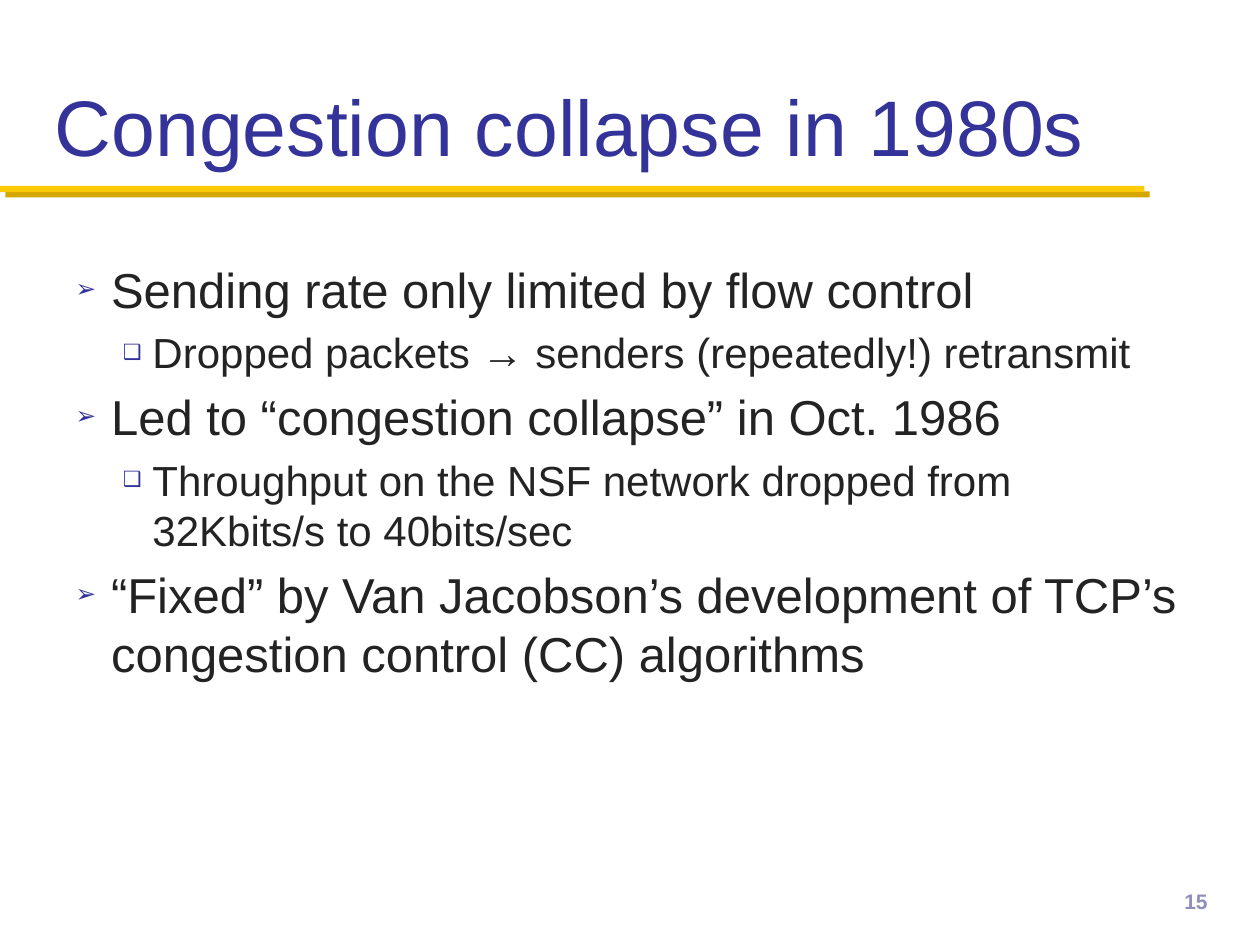
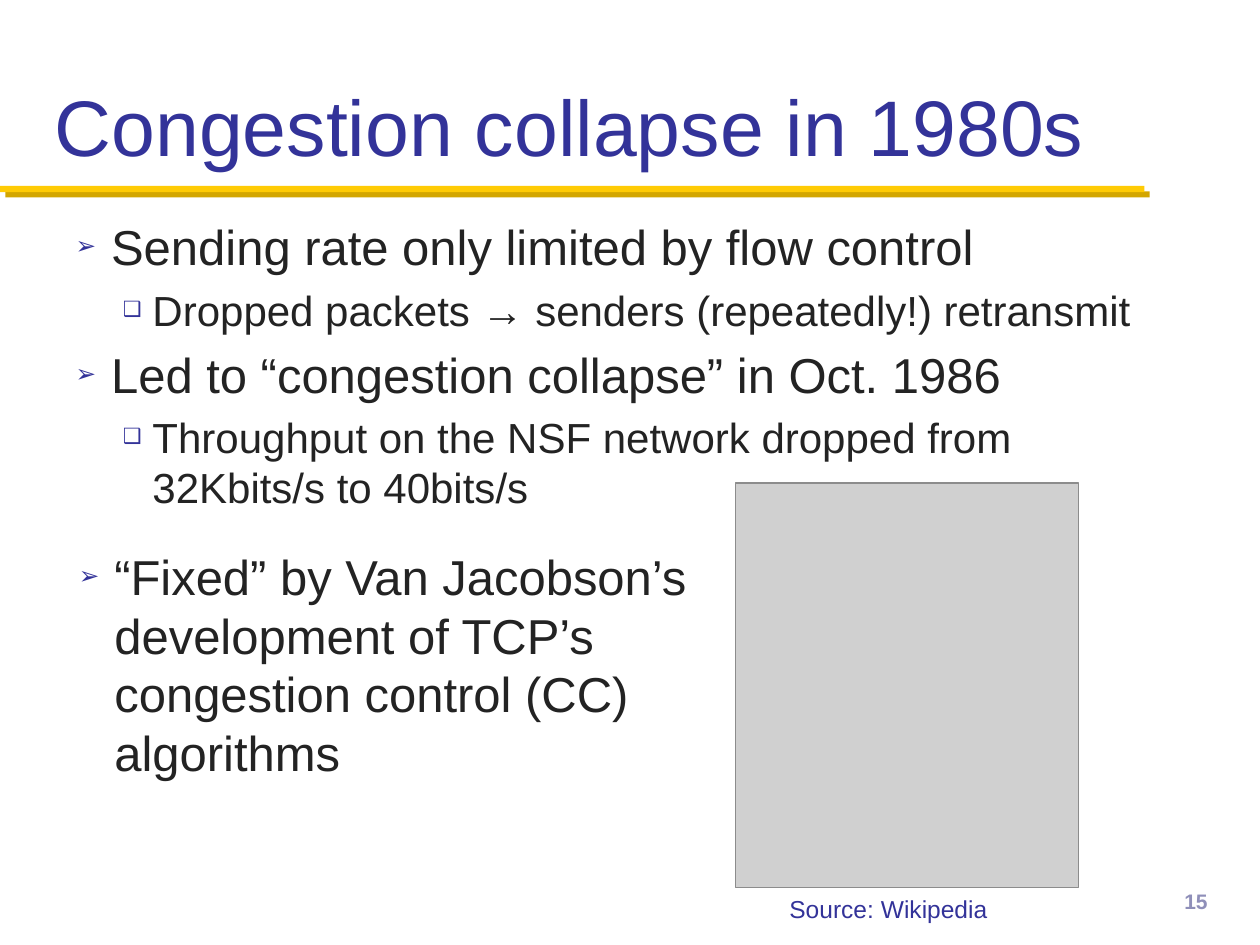
Before and after one commit to henryhxu/CSCI4430-ESTR4120, a slide deck: slide 15 of lec/lec8.pptx. Drawn at 1260x945 pixels with LibreOffice and Linux fonts; fonts in the diff are those of the drawing; grey boxes stand for pictures; background and template pictures are left out. Boxes give left, top, right and bottom in pixels: in the first picture for what was removed or moved away, otherwise in the second. Text is boxed around its words. In the diff, an @@ line names an element or a change of style, - is before the commit and + after.

Commit message:
lec8 updated

```diff
--- a/lec/lec8.pptx
+++ b/lec/lec8.pptx
@@ text "Sending rate only limited by ...": place and size @@
-text "Sending rate only limited by ..." at (111, 272, 1176, 682)
+text "Sending rate only limited by ..." at (111, 229, 1011, 504)
@@ text at (152, 422, 1011, 504): text changed; size 28 to 24 pt @@
-  ❑ Throughput on the NSF network dropped from 32Kbits/s to 40bits/sec
-➢ “Fixed” by Van Jacobson’s development of TCP’s congestion control (CC) algorithms
+  ❑ Throughput on the NSF network dropped from 32Kbits/s to 40bits/s
@@ picture added at (736, 483, 1079, 887) @@
@@ text added at (114, 559, 686, 781), 28 pt, text #232323 @@
+➢ “Fixed” by Van Jacobson’s development of TCP’s congestion control (CC) algorithms
@@ text added at (789, 900, 987, 923), 14 pt, text #333399 @@
+Source: Wikipedia
```
Also in this commit, not shown: 1 other slide changed.
